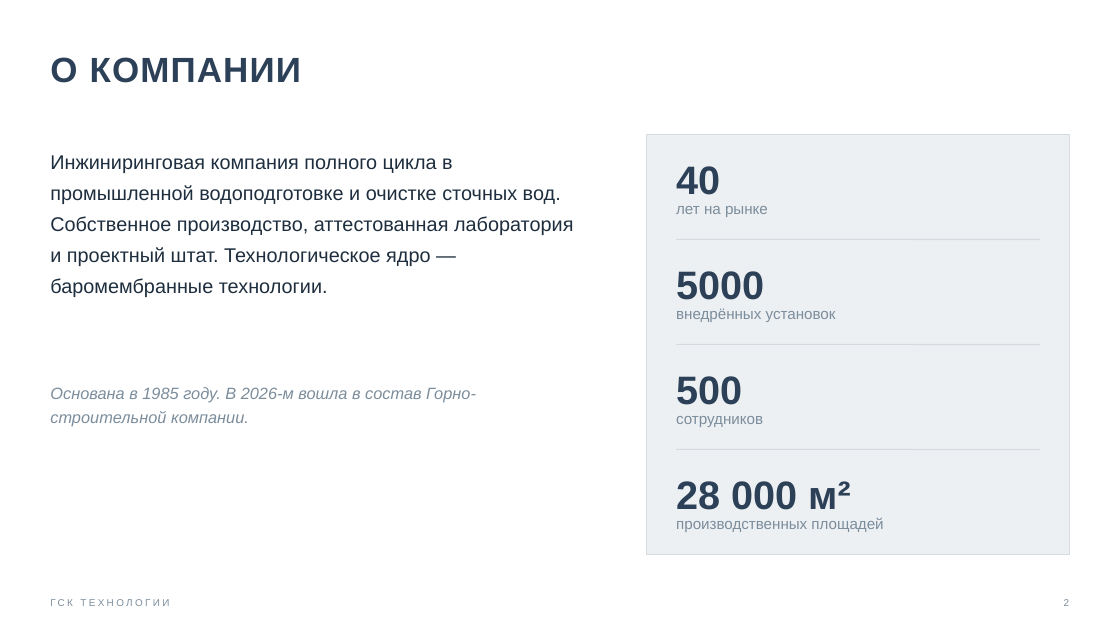
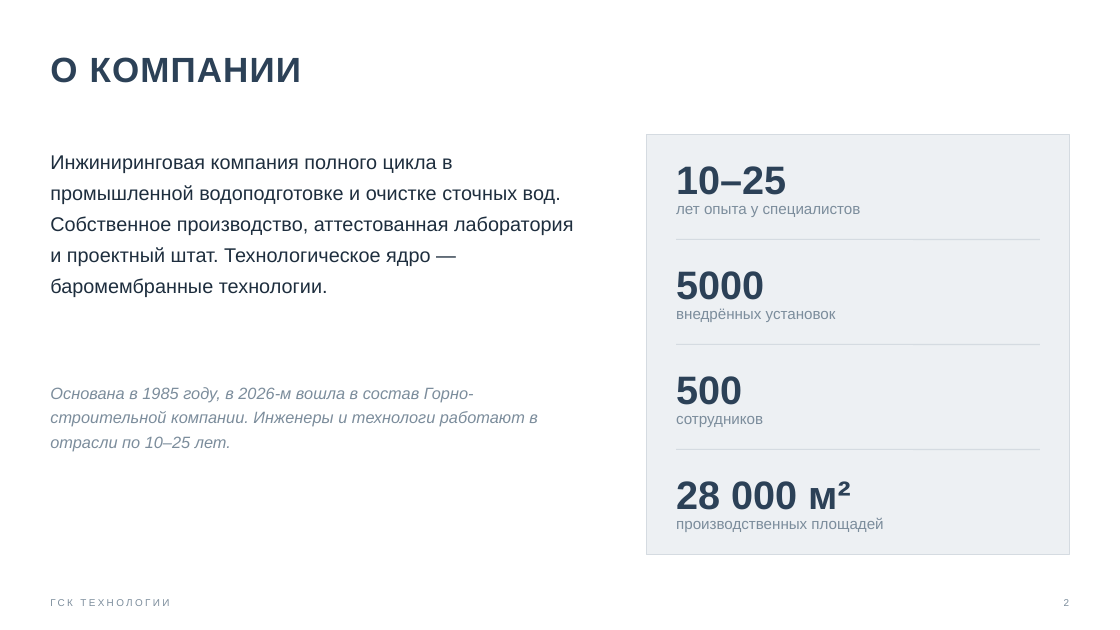
Before and after one commit to dvoretsky4/123, a slide deck: slide 2 of gsk-tehnologii.pptx. Drawn at 1120x630 pixels with LibreOffice and Linux fonts; fonts in the diff are those of the drawing. Boxes give left, top, right and bottom in pixels: in the first picture for what was removed or moved away, otherwise in the second. Text is boxed around its words. In the diff, an @@ line names an element or a change of style, - is before the commit and + after.

```diff
--- a/gsk-tehnologii.pptx
+++ b/gsk-tehnologii.pptx
@@ text at (676, 166, 786, 195): text changed @@
-40
+10–25
@@ text at (676, 206, 861, 217): text changed @@
-лет на рынке
+лет опыта у специалистов
@@ text at (50, 387, 538, 451): text changed @@
-Основана в 1985 году. В 2026-м вошла в состав Горно-строительной компании.
+Основана в 1985 году, в 2026-м вошла в состав Горно-строительной компании. Инженеры и технологи работают в отрасли по 10–25 лет.
```
Also in this commit, not shown: 1 other slide changed, 3 other files.
